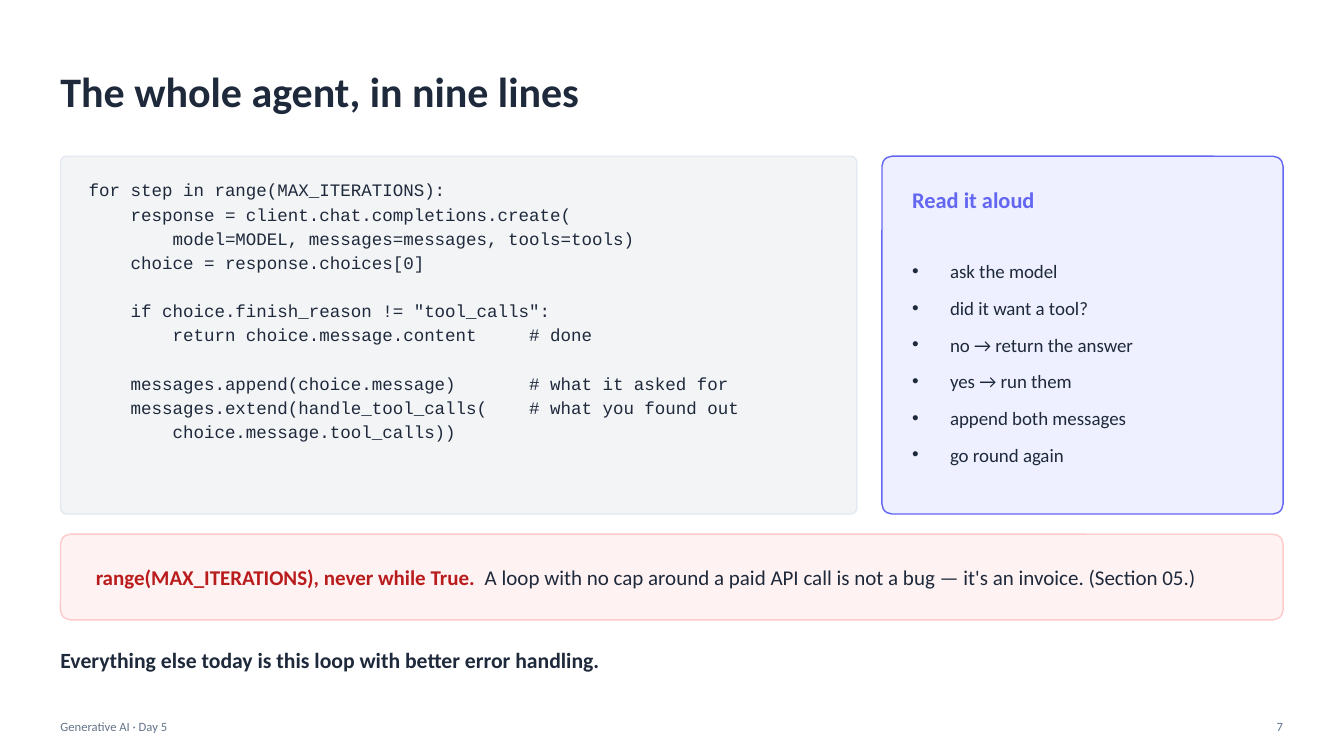
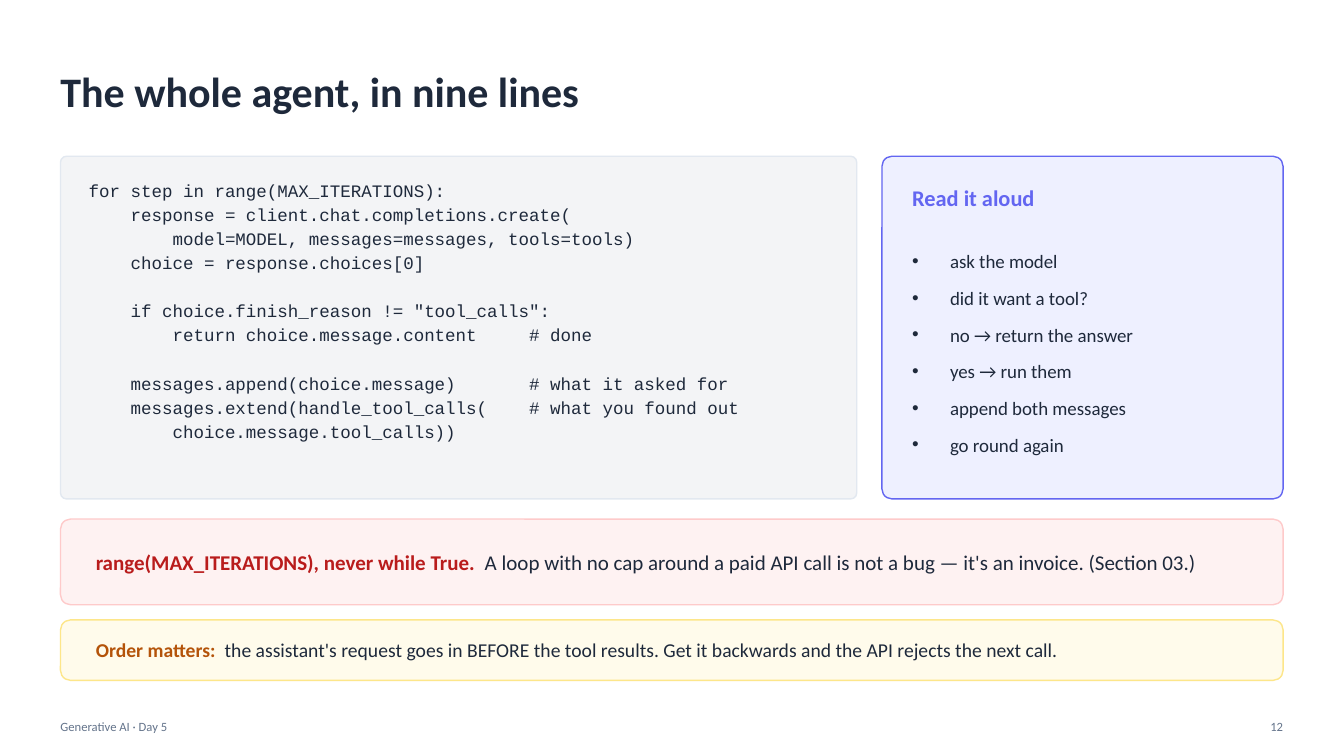
Before and after one commit to Poorit-Technologies/lpu-training, a slide deck: slide 12 of generative-ai/slides/Day05_GenAI.pptx (slide 7 before the commit). Drawn at 1344x756 pixels with LibreOffice and Linux fonts; fonts in the diff are those of the drawing. Boxes give left, top, right and bottom in pixels: in the first picture for what was removed or moved away, otherwise in the second. Text is boxed around its words. In the diff, an @@ line names an element or a change of style, - is before the commit and + after.

```diff
--- a/generative-ai/slides/Day05_GenAI.pptx
+++ b/generative-ai/slides/Day05_GenAI.pptx
@@ rounded rectangle: place and size @@
-rounded rectangle at box(60, 156, 857, 514)
+rounded rectangle at box(60, 156, 857, 499)
@@ rounded rectangle at box(60, 156, 857, 499): proportions changed @@
@@ rounded rectangle at box(882, 156, 1284, 499): proportions changed @@
@@ rounded rectangle: place and size @@
-rounded rectangle at box(882, 156, 1284, 514)
+rounded rectangle at box(882, 156, 1284, 499)
@@ text "ask the model": place and size @@
-text "ask the model" at box(950, 265, 1133, 466)
+text "ask the model" at box(950, 255, 1133, 456)
@@ rounded rectangle: place and size @@
-rounded rectangle at box(60, 534, 1284, 620)
+rounded rectangle at box(60, 519, 1284, 605)
@@ text at box(96, 554, 1195, 574): text changed @@
-range(MAX_ITERATIONS), never while True. A loop with no cap around a paid API call is not a bug — it's an invoice. (Section 05.)
+range(MAX_ITERATIONS), never while True. A loop with no cap around a paid API call is not a bug — it's an invoice. (Section 03.)
@@ rounded rectangle added at box(60, 620, 1284, 681), fill #FFFBEB, outline #FDE68A 1 pt @@
@@ text removed at box(60, 652, 599, 672) @@
-Everything else today is this loop with better error handling.
@@ text added at box(96, 643, 1058, 661), 14 pt, text #1E293B @@
+Order matters: the assistant's request goes in BEFORE the tool results. Get it backwards and the API rejects the next call.
@@ text at box(1270, 723, 1283, 731): text changed @@
-7
+12
```
Also in this commit, not shown: 16 other slides changed, 22 slides added, 20 slides removed, 1 other file.
